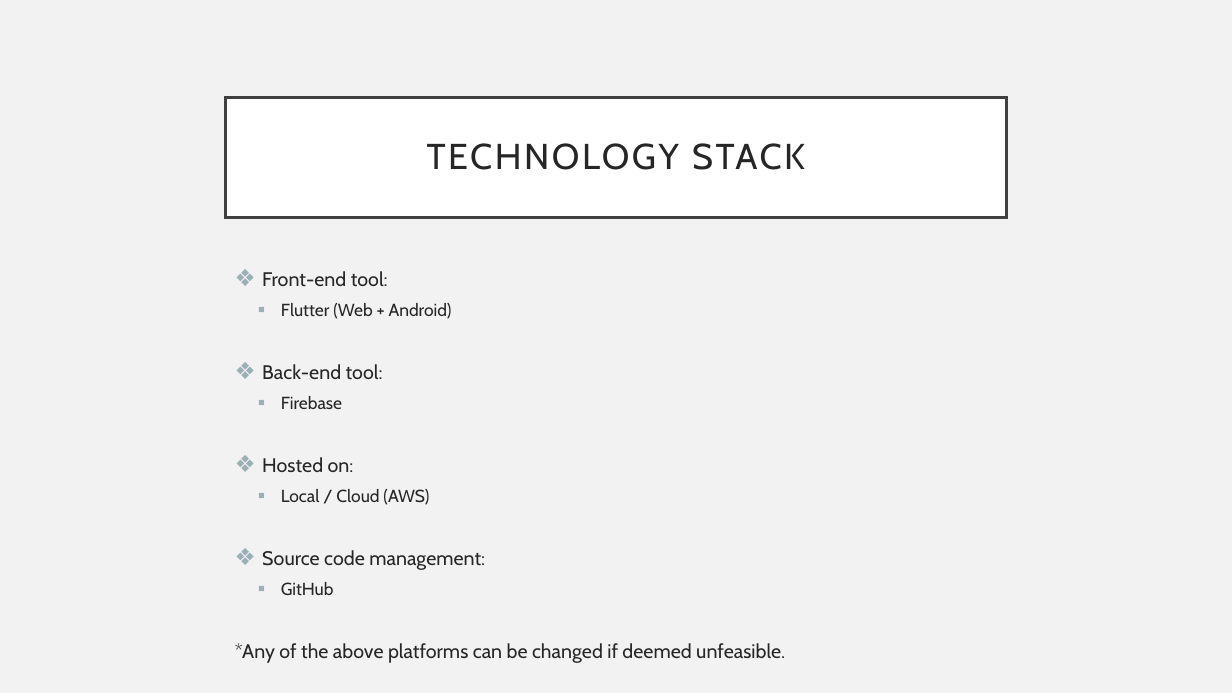
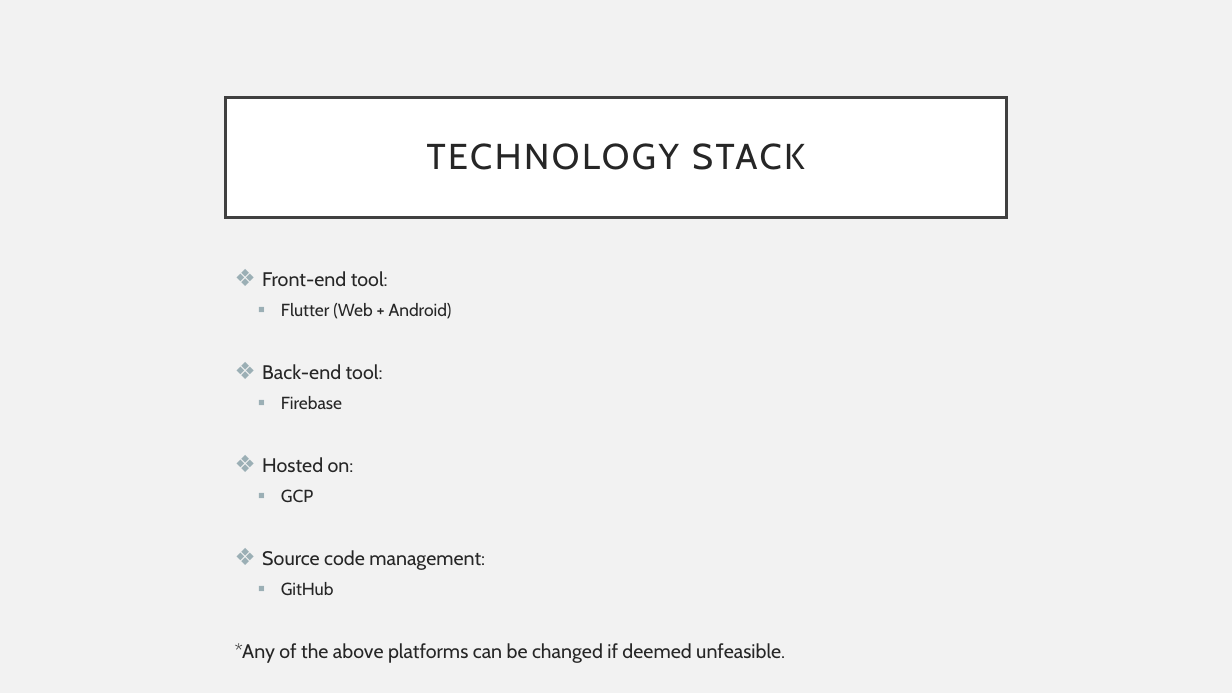
Before and after one commit to CPAD2021SecA/SecAGroup07, a slide deck: slide 3 of CPAD assignment 1.pptx. Drawn at 1232x693 pixels with LibreOffice and Linux fonts; fonts in the diff are those of the drawing. Boxes give left, top, right and bottom in pixels: in the first picture for what was removed or moved away, otherwise in the second. Text is boxed around its words. In the diff, an @@ line names an element or a change of style, - is before the commit and + after.

Commit message:
updated ppt

```diff
--- a/CPAD assignment 1.pptx
+++ b/CPAD assignment 1.pptx
@@ text at [281, 489, 313, 503]: text changed @@
-  ▪ Local / Cloud (AWS)
+  ▪ GCP
```
